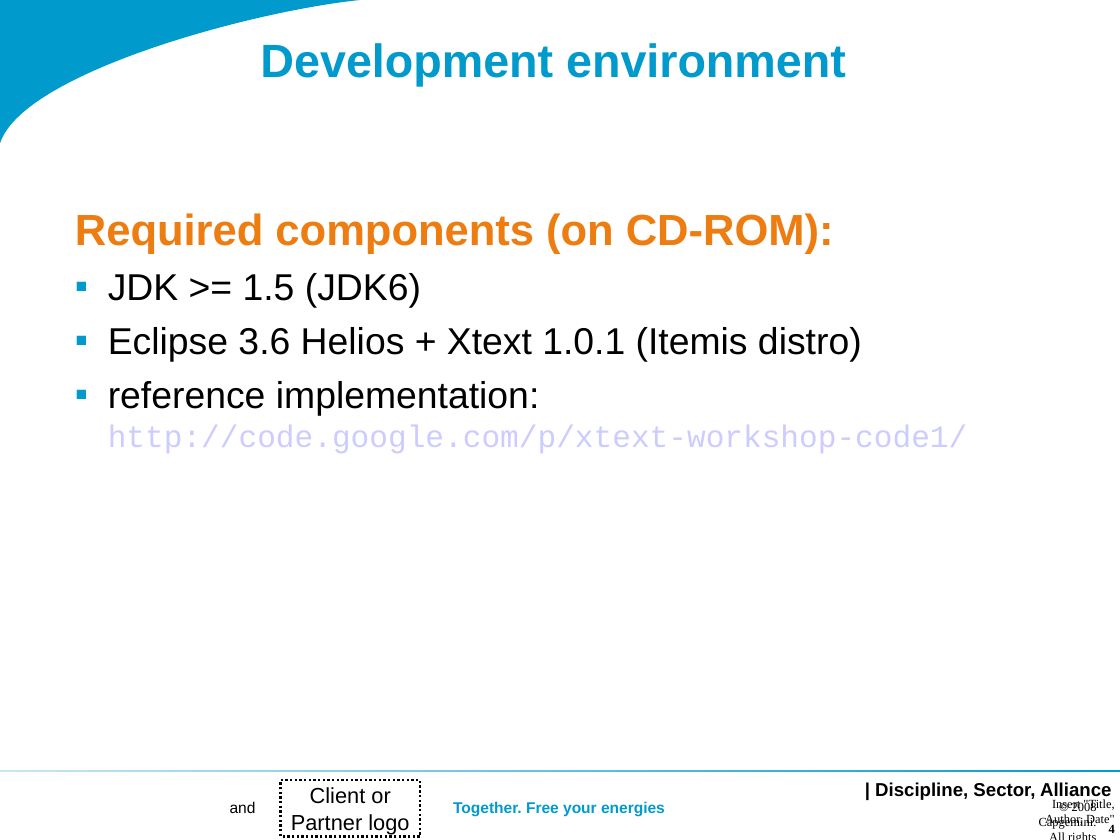
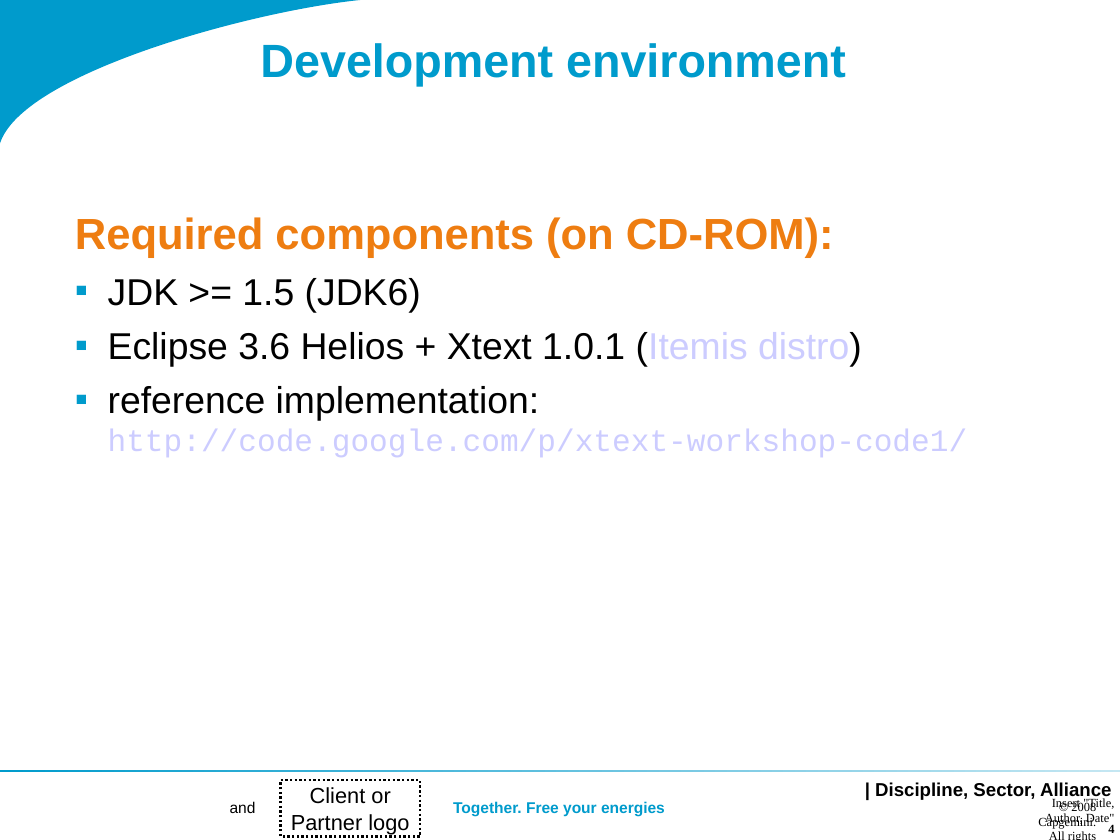
Before and after one commit to dslmeinte/xtext-workshop-code1, a slide deck: slide 4 of org.xtext.workshop.notes/sheets/Workshop 1.ppt. Drawn at 1120x840 pixels with LibreOffice and Linux fonts; fonts in the diff are those of the drawing; background and template pictures are left out. Boxes give left, top, right and bottom in pixels: in the first picture for what was removed or moved away, otherwise in the second. Text is boxed around its words. In the diff, an @@ line names an element or a change of style, - is before the commit and + after.

Commit message:
updates sheets some more after workshop

```diff
--- a/org.xtext.workshop.notes/sheets/Workshop 1.ppt
+++ b/org.xtext.workshop.notes/sheets/Workshop 1.ppt
@@ text "Required components (on CD-ROM):" at (75,217,968,457): text colour #000000 to #CCCCFF in "(Itemis distro)" @@
@@ rectangle at (0,771,1120,773): fill gradient #009BCC to #C5E7F2 to gradient #C5E7F2 to #009BCC @@
```
Also in this commit, not shown: 23 other slides changed, 1 other file.
